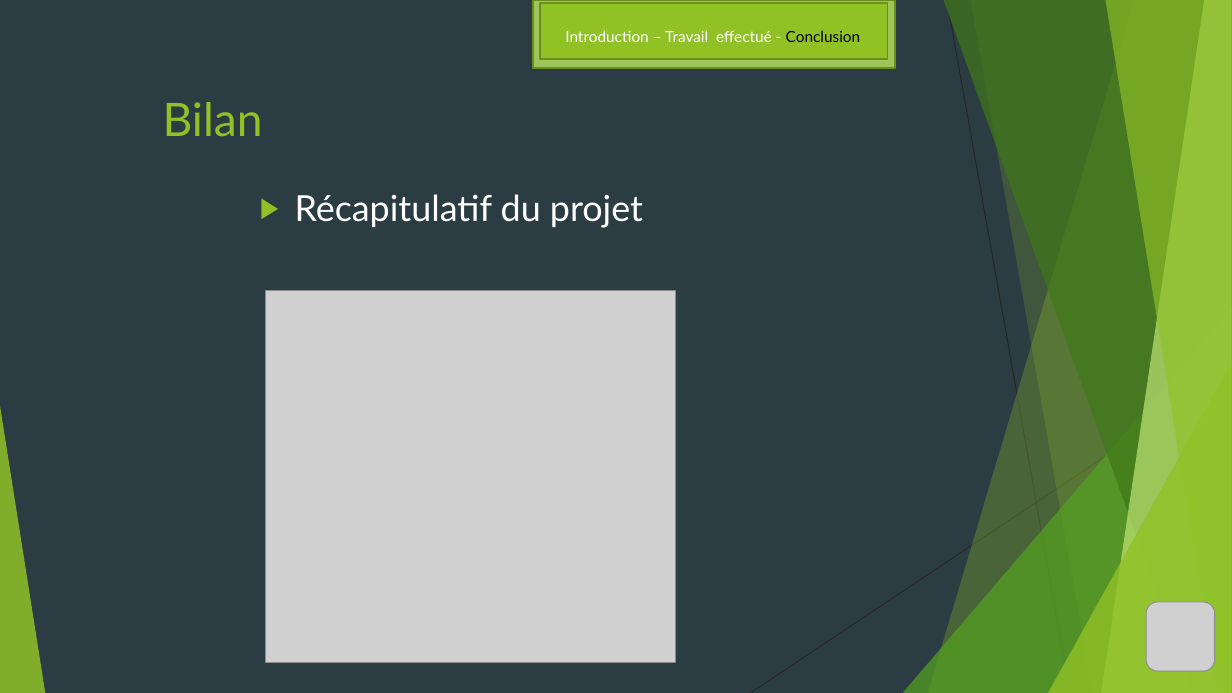
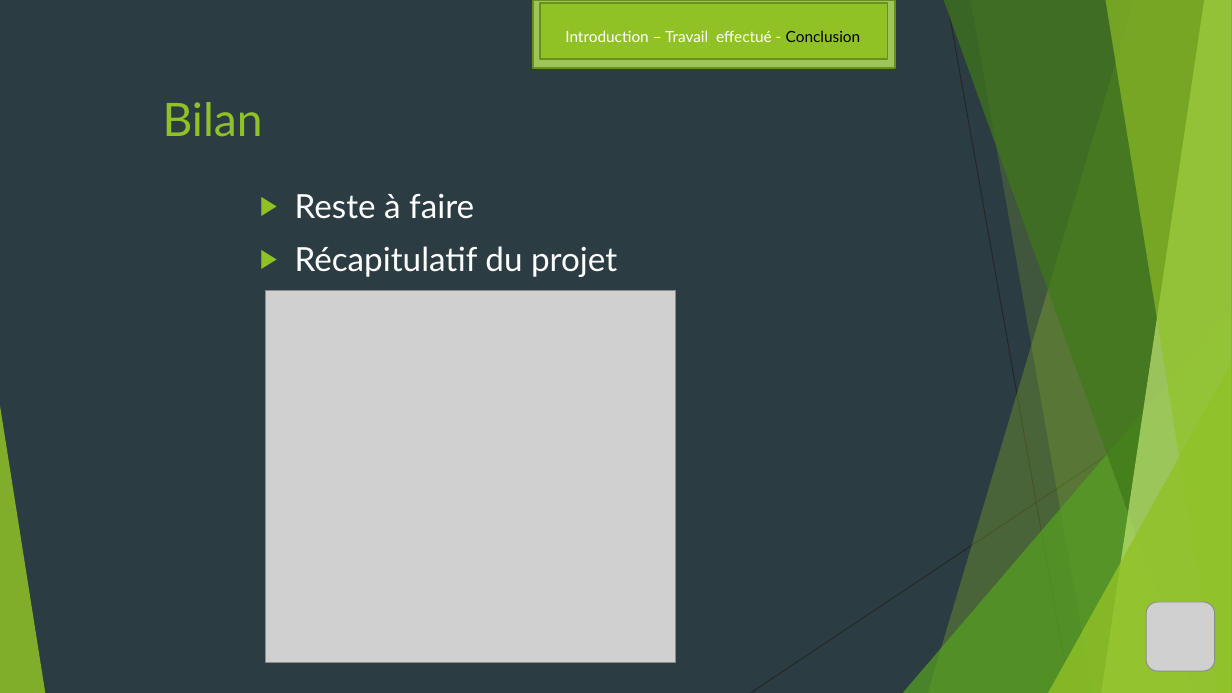
Before and after one commit to sidewinder94/j-sim-forest, a slide deck: slide 9 of Documentation/ppt_soutenance.pptx. Drawn at 1232x693 pixels with LibreOffice and Linux fonts; fonts in the diff are those of the drawing; grey boxes stand for pictures. Boxes give left, top, right and bottom in pixels: in the first picture for what was removed or moved away, otherwise in the second. Text is boxed around its words. In the diff, an @@ line names an element or a change of style, - is before the commit and + after.

```diff
--- a/Documentation/ppt_soutenance.pptx
+++ b/Documentation/ppt_soutenance.pptx
@@ text at (x1=295, y1=194, x2=474, y2=219): paragraph added @@
+▶ Reste à faire
@@ text at (x1=295, y1=246, x2=617, y2=277): size 28 to 25.9 pt in "Récapitulatif du projet" @@
```
Also in this commit, not shown: 5 other slides changed, 1 other file.
